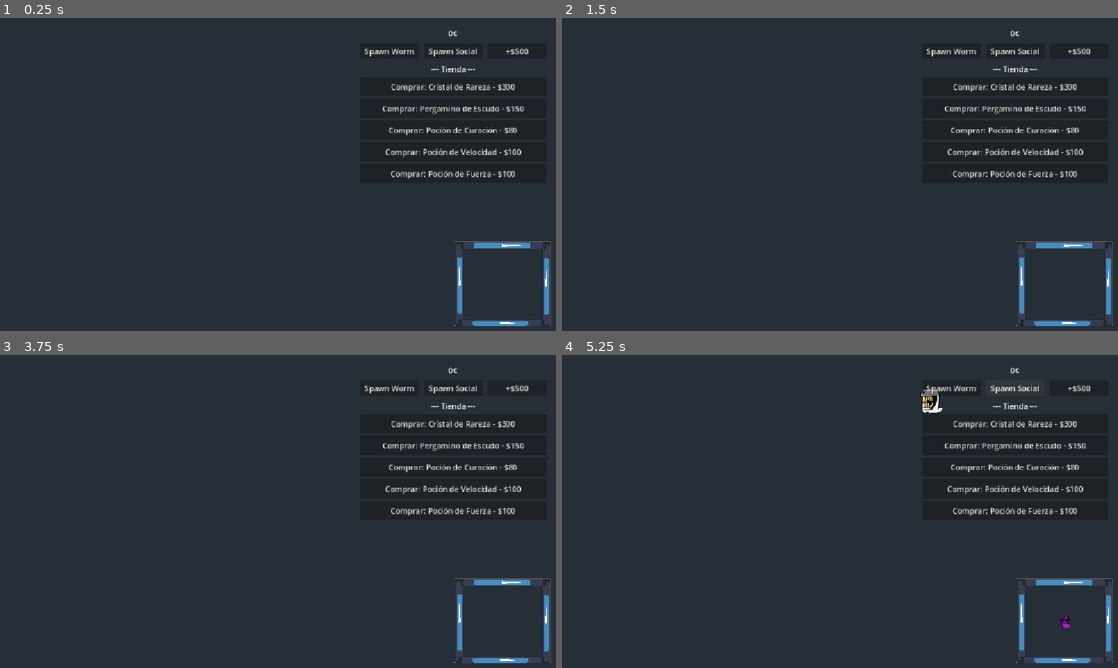
Above: before the commit, frames 1-4 (two rows, left to right).
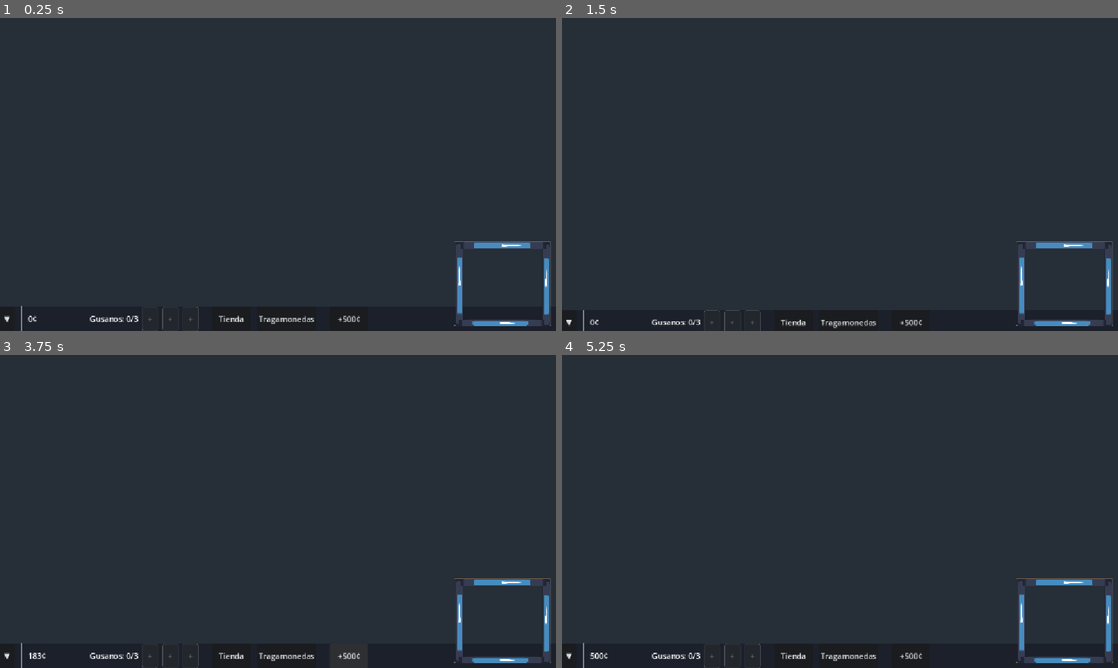
Above: after the commit, the same moments.

Repository: KingPandX/gusanos
Game: Godot game, scene res://main_screen/game_screen.tscn
The game is run twice, just before and just after one commit, with the same random seed, the same clock (stepped at 60 frames per second) and the same inputs. The engine's default icon, where the game draws it, is replaced by a stand-in: a white triangle on a blue panel in a dark square.
Inputs (mouse positions are in pixels of both pictures, inside the frame that each line leads up to):
- Up to frame 1 (0.25 s): no input
- Up to frame 2 (1.5 s): click (567, 318) at 0.5 s, where only the run after the commit has a clickable "▼"; click (828, 321) at 1.25 s, where only the run after the commit has a clickable "▲"
- Up to frame 3 (3.75 s): click (233, 655) at 2 s, where only the run after the commit has a clickable "Tienda"; click (289, 655) at 2.75 s, where only the run after the commit has a clickable "Tragamonedas"; click (350, 655) at 3.5 s, where only the run after the commit has a clickable "+500¢"
- Up to frame 4 (5.25 s): click (951, 389) at 4.25 s, where only the run before the commit has a clickable "Spawn Worm"; click (1017, 389) at 5 s, where only the run before the commit has a clickable "Spawn Social"

The runs differ from the first frame. In frame 1, 1.9% of the frame differs, in the area x 0-96%, y 3-100%; in frame 2, 1.9%; in frame 3, 2.0%; in frame 4, 2.3%.

Commit message:
feat: bottom bar reemplaza test panel
- Nueva escena bottom_bar.gd/.tscn con barra inferior colapsable
- Muestra inventario de gusanos con slots por rareza
- Display de dinero animado
- Botones Tienda y Tragamonedas (placeholders)
- Botones colapsar/mostrar con animacion
- TestPanel removido de game_screen.tscn

Diff:
--- /dev/null
+++ b/commons/ui/bottom_bar.gd
@@ -0,0 +1,115 @@
+extends Control
+
+const BAR_HEIGHT: float = 50.0
+const SLOT_SIZE: float = 32.0
+
+@onready var bg: ColorRect = $BG
+@onready var bar_container: HBoxContainer = $BarContainer
+@onready var collapse_btn: Button = $BarContainer/CollapseBtn
+@onready var money_label: Label = $BarContainer/MoneyLabel
+@onready var content_container: HBoxContainer = $BarContainer/ContentContainer
+@onready var shop_btn: Button = $BarContainer/ShopBtn
+@onready var slot_btn: Button = $BarContainer/SlotBtn
+@onready var give_money_btn: Button = $BarContainer/GiveMoneyBtn
+@onready var expand_btn: Button = $ExpandBtn
+
+var is_collapsed: bool = false
+var target_y: float = 0.0
+var animation_speed: float = 10.0
+var displayed_money: int = 0
+
+func _ready() -> void:
+	collapse_btn.pressed.connect(_toggle_collapse)
+	expand_btn.pressed.connect(_toggle_collapse)
+	shop_btn.pressed.connect(_on_shop_pressed)
+	slot_btn.pressed.connect(_on_slot_machine_pressed)
+	give_money_btn.pressed.connect(func(): GlobalManager.add_money(500))
+	GlobalManager.money_changed.connect(_on_money_changed)
+	Inventory.inventory_changed.connect(_on_inventory_changed)
+	_update_target_y(true)
+	_on_money_changed(GlobalManager.money)
+	_on_inventory_changed()
+
+func _process(delta: float) -> void:
+	bar_container.position.y = lerp(bar_container.position.y, target_y, delta * animation_speed)
+	bg.position.y = bar_container.position.y
+
+func _update_target_y(instant: bool = false) -> void:
+	var viewport_size = get_viewport_rect().size
+	target_y = viewport_size.y - BAR_HEIGHT if not is_collapsed else viewport_size.y
+	expand_btn.visible = is_collapsed
+	if instant:
+		bar_container.position.y = target_y
+		bg.position.y = target_y
+		expand_btn.visible = is_collapsed
+
+func _toggle_collapse() -> void:
+	is_collapsed = not is_collapsed
+	collapse_btn.text = "▲" if is_collapsed else "▼"
+	_update_target_y()
+
+func _on_money_changed(new_value: int) -> void:
+	var tween = create_tween()
+	tween.tween_property(self, "displayed_money", new_value, 0.5).set_trans(Tween.TRANS_CUBIC)
+	tween.parallel().tween_method(func(v): money_label.text = "%d¢" % v, displayed_money, new_value, 0.5)
+
+func _on_inventory_changed() -> void:
+	_refresh_inventory_display()
+
+func _refresh_inventory_display() -> void:
+	for child in content_container.get_children():
+		child.queue_free()
+
+	var count = Inventory.worms.size()
+	var max_slots = Inventory.unlocked_slots
+
+	var inventory_label = Label.new()
+	inventory_label.text = "Gusanos: %d/%d" % [count, max_slots]
+	inventory_label.vertical_alignment = VERTICAL_ALIGNMENT_CENTER
+	content_container.add_child(inventory_label)
+
+	for i in range(min(count, max_slots)):
+		var worm_data = Inventory.worms[i]
+		var slot = PanelContainer.new()
+		slot.custom_minimum_size = Vector2(SLOT_SIZE, SLOT_SIZE)
+		var style = StyleBoxFlat.new()
+		style.bg_color = Rarity.get_rarity_color(worm_data.rarity)
+		style.bg_color.a = 0.3
+		style.border_color = Rarity.get_rarity_color(worm_data.rarity)
+		style.set_border_width_all(2)
+		style.set_corner_radius_all(4)
+		slot.add_theme_stylebox_override("panel", style)
+		content_container.add_child(slot)
+
+		var slot_label = Label.new()
+		slot_label.text = worm_data.template.worm_name[0] if worm_data.template else "?"
+		slot_label.horizontal_alignment = HORIZONTAL_ALIGNMENT_CENTER
+		slot_label.vertical_alignment = VERTICAL_ALIGNMENT_CENTER
+		slot_label.custom_minimum_size = Vector2(SLOT_SIZE, SLOT_SIZE)
+		slot_label.add_theme_color_override("font_color", Rarity.get_rarity_color(worm_data.rarity))
+		slot.add_child(slot_label)
+
+	for _i in range(count, max_slots):
+		var slot = PanelContainer.new()
+		slot.custom_minimum_size = Vector2(SLOT_SIZE, SLOT_SIZE)
+		var style = StyleBoxFlat.new()
+		style.bg_color = Color(0.2, 0.2, 0.2, 0.3)
+		style.border_color = Color(0.4, 0.4, 0.4, 0.3)
+		style.set_border_width_all(1)
+		style.set_corner_radius_all(4)
+		slot.add_theme_stylebox_override("panel", style)
+		content_container.add_child(slot)
+
+		var slot_label = Label.new()
+		slot_label.text = "+"
+		slot_label.horizontal_alignment = HORIZONTAL_ALIGNMENT_CENTER
+		slot_label.vertical_alignment = VERTICAL_ALIGNMENT_CENTER
+		slot_label.custom_minimum_size = Vector2(SLOT_SIZE, SLOT_SIZE)
+		slot_label.add_theme_color_override("font_color", Color(0.4, 0.4, 0.4))
+		slot.add_child(slot_label)
+
+func _on_shop_pressed() -> void:
+	print("Tienda - por implementar")
+
+func _on_slot_machine_pressed() -> void:
+	print("Tragamonedas - por implementar")
--- /dev/null
+++ b/commons/ui/bottom_bar.tscn
@@ -0,0 +1,98 @@
+[gd_scene format=3 uid="uid://cyffvcbyce32o"]
+
+[ext_resource type="Script" uid="uid://bbuheleilf5ml" path="res://commons/ui/bottom_bar.gd" id="1_script"]
+
+[node name="BottomBar" type="Control" unique_id=370507628]
+layout_mode = 3
+anchors_preset = 15
+anchor_right = 1.0
+anchor_bottom = 1.0
+grow_horizontal = 2
+grow_vertical = 2
+mouse_filter = 2
+script = ExtResource("1_script")
+
+[node name="BG" type="ColorRect" parent="." unique_id=1979785549]
+layout_mode = 1
+anchors_preset = 12
+anchor_top = 1.0
+anchor_right = 1.0
+anchor_bottom = 1.0
+offset_top = -50.0
+grow_horizontal = 2
+grow_vertical = 0
+color = Color(0.1, 0.12, 0.16, 0.9)
+
+[node name="BarContainer" type="HBoxContainer" parent="." unique_id=1760971879]
+layout_mode = 1
+anchors_preset = 12
+anchor_top = 1.0
+anchor_right = 1.0
+anchor_bottom = 1.0
+offset_top = -50.0
+grow_horizontal = 2
+grow_vertical = 0
+mouse_filter = 0
+theme_override_constants/separation = 12
+
+[node name="CollapseBtn" type="Button" parent="BarContainer" unique_id=898296007]
+custom_minimum_size = Vector2(30, 50)
+layout_mode = 2
+text = "▼"
+
+[node name="Sep1" type="VSeparator" parent="BarContainer" unique_id=1079360127]
+custom_minimum_size = Vector2(2, 50)
+layout_mode = 2
+
+[node name="MoneyLabel" type="Label" parent="BarContainer" unique_id=236519340]
+custom_minimum_size = Vector2(100, 50)
+layout_mode = 2
+text = "0¢"
+vertical_alignment = 1
+
+[node name="Sep2" type="VSeparator" parent="BarContainer" unique_id=603024330]
+custom_minimum_size = Vector2(2, 50)
+layout_mode = 2
+
+[node name="ContentContainer" type="HBoxContainer" parent="BarContainer" unique_id=1123426833]
+custom_minimum_size = Vector2(0, 50)
+layout_mode = 2
+theme_override_constants/separation = 8
+
+[node name="Sep3" type="VSeparator" parent="BarContainer" unique_id=1362241615]
+custom_minimum_size = Vector2(2, 50)
+layout_mode = 2
+
+[node name="ShopBtn" type="Button" parent="BarContainer" unique_id=1128948267]
+custom_minimum_size = Vector2(80, 50)
+layout_mode = 2
+text = "Tienda"
+
+[node name="SlotBtn" type="Button" parent="BarContainer" unique_id=115199671]
+custom_minimum_size = Vector2(120, 50)
+layout_mode = 2
+text = "Tragamonedas"
+
+[node name="Sep4" type="VSeparator" parent="BarContainer" unique_id=1847743546]
+custom_minimum_size = Vector2(2, 50)
+layout_mode = 2
+
+[node name="GiveMoneyBtn" type="Button" parent="BarContainer" unique_id=1008638401]
+custom_minimum_size = Vector2(80, 50)
+layout_mode = 2
+text = "+500¢"
+
+[node name="ExpandBtn" type="Button" parent="."]
+visible = false
+layout_mode = 1
+anchors_preset = 12
+anchor_top = 1.0
+anchor_right = 1.0
+anchor_bottom = 1.0
+offset_left = -40.0
+offset_top = -25.0
+offset_right = -10.0
+offset_bottom = -5.0
+grow_horizontal = 2
+grow_vertical = 0
+text = "▲"
--- a/main_screen/game_screen.gd
+++ b/main_screen/game_screen.gd
@@ -1,6 +1,6 @@
 extends Control
 
-@onready var combat_box: PanelContainer = $CombatBox
+@onready var combat_box: PanelContainer = $UILayer/CombatBox
 @onready var social_area: Control = $SocialArea
 @onready var ui_layer: CanvasLayer = $UILayer
 
--- a/main_screen/game_screen.tscn
+++ b/main_screen/game_screen.tscn
@@ -2,9 +2,9 @@
 
 [ext_resource type="Script" uid="uid://bdwlcgsm615gm" path="res://main_screen/game_screen.gd" id="1_script"]
 [ext_resource type="PackedScene" uid="uid://1bw5t1wg7j0p" path="res://main_screen/combat.tscn" id="2_combat"]
-[ext_resource type="PackedScene" uid="uid://dflhcw3jk2uqh" path="res://commons/ui/test_panel.tscn" id="3_test_panel"]
 [ext_resource type="PackedScene" uid="uid://dec8obrakusw1" path="res://commons/social/social_area.tscn" id="4_social_area"]
-[ext_resource type="Script" uid="uid://droyo0iq2bquv" path="res://commons/ui/combat_toggle.gd" id="5_combat_toggle"]
+[ext_resource type="Script" uid="uid://h5d5t5c7mgse" path="res://commons/ui/combat_toggle.gd" id="5_combat_toggle"]
+[ext_resource type="PackedScene" uid="uid://cyffvcbyce32o" path="res://commons/ui/bottom_bar.tscn" id="6_bottom_bar"]
 
 [sub_resource type="StyleBoxFlat" id="StyleBoxFlat_box"]
 bg_color = Color(1, 1, 1, 0)
@@ -33,35 +33,25 @@
 [node name="SocialArea" parent="." unique_id=152448106 instance=ExtResource("4_social_area")]
 layout_mode = 1
 
-[node name="CombatBox" type="PanelContainer" parent="." unique_id=1413578617]
+[node name="UILayer" type="CanvasLayer" parent="." unique_id=546894987]
+
+[node name="BottomBar" parent="UILayer" unique_id=1123046036 instance=ExtResource("6_bottom_bar")]
+
+[node name="CombatBox" type="PanelContainer" parent="UILayer" unique_id=1413578617]
 custom_minimum_size = Vector2(720, 627)
-layout_mode = 0
 offset_right = 720.0
 offset_bottom = 627.0
 theme_override_styles/panel = SubResource("StyleBoxFlat_box")
 script = ExtResource("5_combat_toggle")
 
-[node name="SubViewportContainer" type="SubViewportContainer" parent="CombatBox" unique_id=1136049486]
+[node name="SubViewportContainer" type="SubViewportContainer" parent="UILayer/CombatBox" unique_id=1136049486]
 layout_mode = 2
 stretch = true
 
-[node name="SubViewport" type="SubViewport" parent="CombatBox/SubViewportContainer" unique_id=1175672748]
+[node name="SubViewport" type="SubViewport" parent="UILayer/CombatBox/SubViewportContainer" unique_id=1175672748]
 transparent_bg = true
 handle_input_locally = false
 size = Vector2i(714, 621)
 render_target_update_mode = 4
 
-[node name="Combat" parent="CombatBox/SubViewportContainer/SubViewport" unique_id=209056222 instance=ExtResource("2_combat")]
-
-[node name="UILayer" type="CanvasLayer" parent="." unique_id=546894987]
-
-[node name="TestPanel" parent="UILayer" unique_id=1696511552 instance=ExtResource("3_test_panel")]
-anchors_preset = 1
-anchor_left = 1.0
-anchor_bottom = 0.0
-offset_left = -416.0
-offset_top = 10.0
-offset_right = -10.0
-offset_bottom = 406.0
-grow_horizontal = 0
-grow_vertical = 1
+[node name="Combat" parent="UILayer/CombatBox/SubViewportContainer/SubViewport" unique_id=209056222 instance=ExtResource("2_combat")]
Not shown, added: commons/ui/bottom_bar.gd.uid
